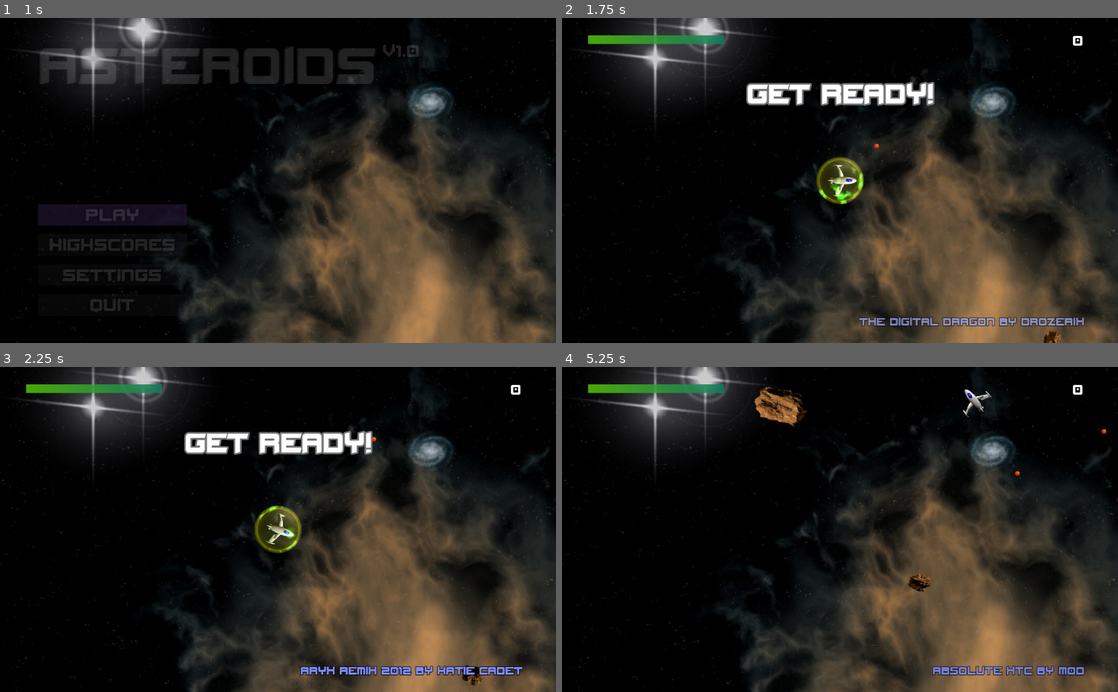
Above: before the commit, frames 1-4 (two rows, left to right).
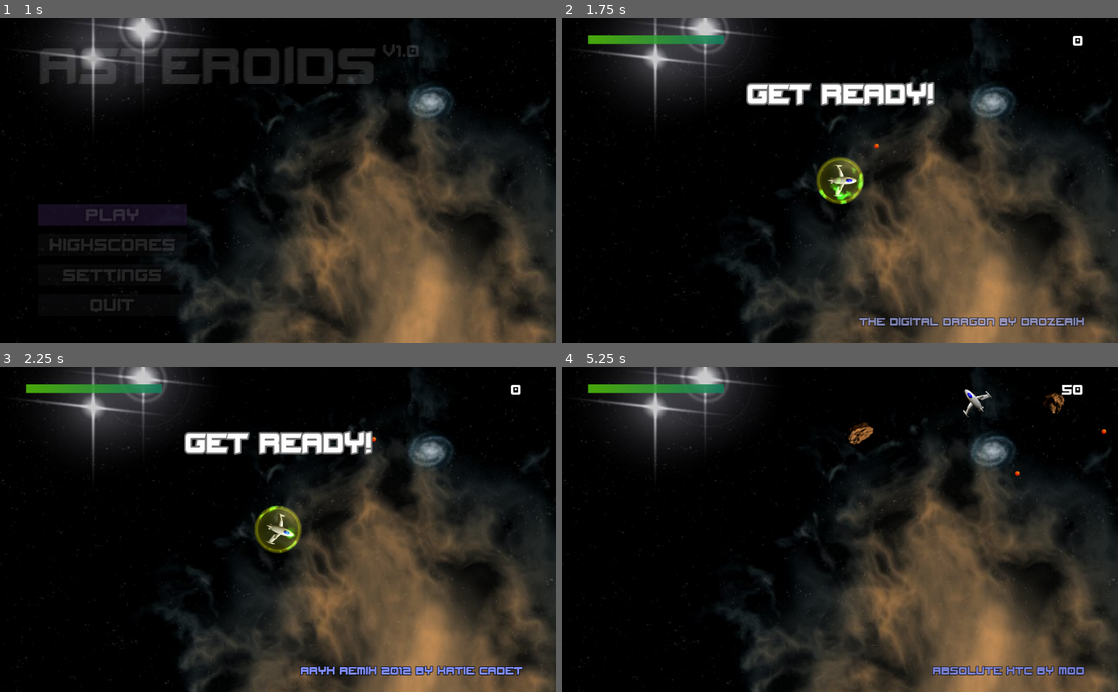
Above: after the commit, the same moments.

Repository: odahoda/asteroids
Game: Godot game, scene res://game.tscn
Two runs of this game, one before a commit and one after it. Both use one fixed random seed, a clock stepped at 60 frames per second and the inputs below.
Inputs:
- Up to frame 1 (1 s): click "Play" at 0.5 s
- Up to frame 2 (1.75 s): tap Enter (ui_accept) at 1.25, 1.52 s; hold Right (ui_right) from 1.28 s (still down)
- Up to frame 3 (2.25 s): release Right (ui_right) at 2.03 s; hold Left (ui_left) from 2.03 s (still down)
- Up to frame 4 (5.25 s): tap Enter (ui_accept) at 2.27, 3.77, 4.52 s; release Left (ui_left) at 2.78 s; hold Right (ui_right) 2.78-3.53 s; hold Up (ui_up) 3.53-4.28 s; hold Left (ui_left) from 4.28 s (still down)

Frame 1 is identical in both runs. In frame 2, less than 0.1% of the frame differs, in the area x 86-90%, y 96-100%; in frame 3, 0.1%; in frame 4, 1.2%, in the area x 34-92%, y 5-70%.

Commit message:
Spawn new asteroids in waves.

Diff:
--- a/bullet.gd
+++ b/bullet.gd
@@ -9,7 +9,7 @@
 
 func _process(delta: float) -> void:
 	lifetime += delta
-	if lifetime > 2.0:
+	if lifetime > 2.0 and not $animations.is_playing():
 		$animations.play('fade')
 		$animations.connect('animation_finished', self, '__faded', [], CONNECT_ONESHOT)
 
--- a/level.gd
+++ b/level.gd
@@ -7,7 +7,11 @@
 var bullet_scene = preload("res://bullet.tscn")
 var player_scene = preload("res://player.tscn")
 var player = null
-var spawn
+var tick = 0.0
+var wave = 1
+var wave_start = true
+var asters_to_spawn = 1
+var spawn = 2
 var next_spawn_group = 0
 var score: int = 0
 var health: int = 100
@@ -29,10 +33,7 @@
 	m.shuffle()
 	play_next_song()
 
-	spawn = 0.0
-	score = 0
 	$HUD/score.text = "%s" % score
-	health = 100
 	animated_health = health
 	$HUD/health.value = health
 
@@ -46,11 +47,27 @@
 func _process(delta: float) -> void:
 	$HUD/health.value = animated_health
 
-func _physics_process(delta: float) -> void:
-	spawn -= delta
-	if spawn <= 0:
-		spawn = 3
-		spawn_aster()
+	if asters_to_spawn > 0:
+		spawn -= delta
+		if spawn <= 0:
+			if wave_start:
+				$HUD/announce.text = "Wave %d" % wave
+				$HUD/announce/fade.play('fade')
+				wave_start = false
+			spawn = 3
+			spawn_aster()
+			asters_to_spawn -= 1
+	elif player != null:
+		tick += delta
+		if tick > 1.0:
+			tick = 0
+			if asters_to_spawn == 0:
+				var num_asters = len(get_tree().get_nodes_in_group("aster"))
+				if num_asters == 0:
+					wave += 1
+					wave_start = true
+					spawn = 3
+					asters_to_spawn = wave
 
 func _input(event):
 	if event.is_action_pressed("ui_accept"):
@@ -78,7 +95,7 @@
 	var target = Vector2(screen.x * rand_range(0.3, 0.7), screen.y * rand_range(0.3, 0.7))
 	var dir = pos.angle_to_point(target) + PI
 	create_aster(
-		['big', 'medium', 'small'][randi() % 3],
+		'big',
 		pos,
 		Vector2(rand_range(50, 100), 0).rotated(dir),
 		next_spawn_group)
@@ -90,6 +107,7 @@
 	aster.position = pos
 	aster.vel = vel
 	aster.spawn_group = spawn_group
+	aster.add_to_group("aster")
 	aster.connect('collided', self, 'handle_collision')
 	call_deferred("add_child", aster)
 
